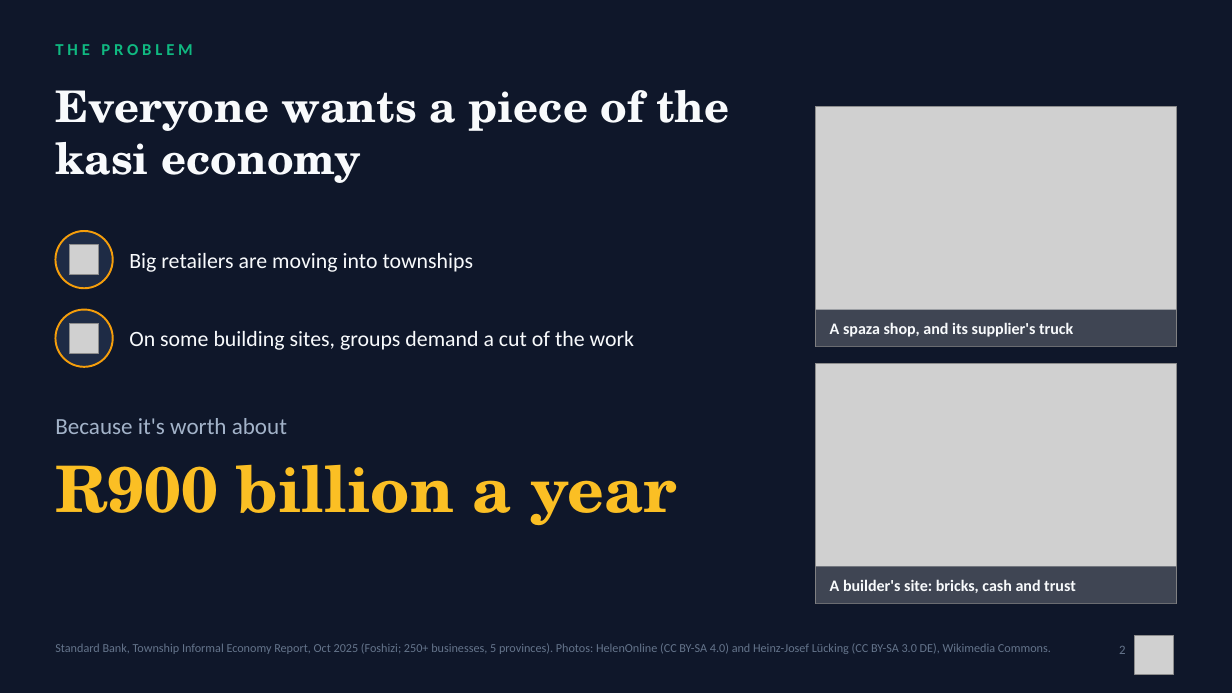
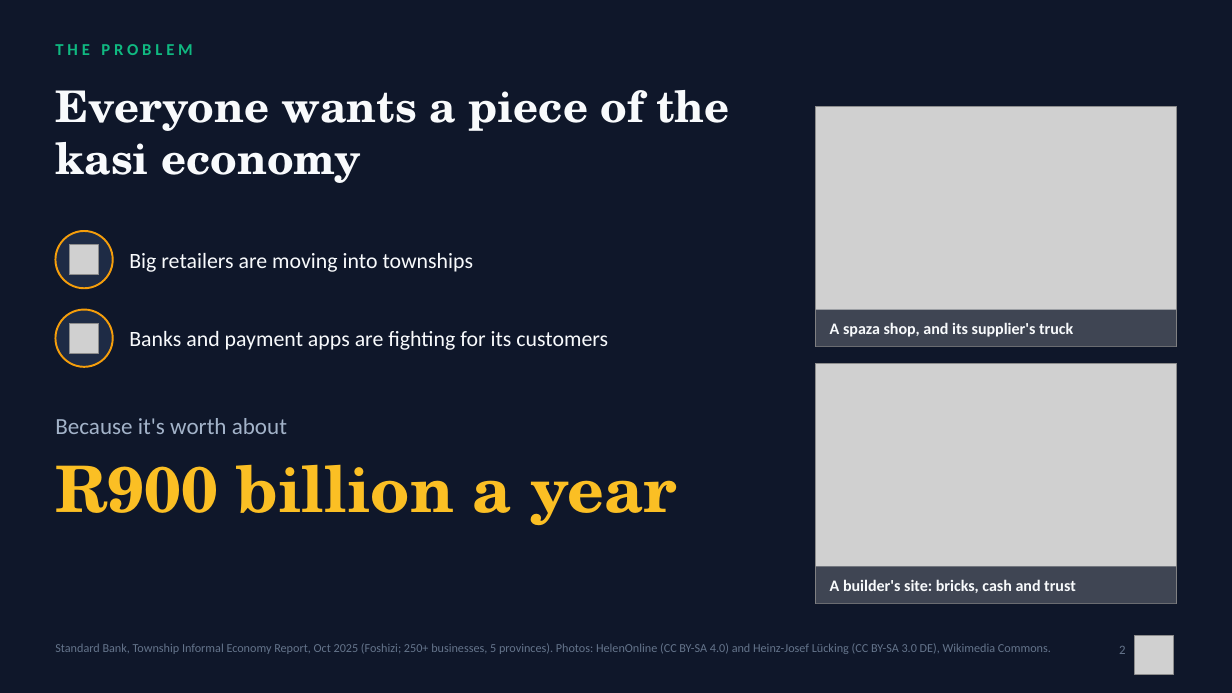
Before and after one commit to Mandla78/KasiFlow, a slide deck: slide 2 of docs/submission/05_final_submission/Akayza_Pitch_TeamPR.pptx. Drawn at 1232x693 pixels with LibreOffice and Linux fonts; fonts in the diff are those of the drawing; grey boxes stand for pictures. Boxes give left, top, right and bottom in pixels: in the first picture for what was removed or moved away, otherwise in the second. Text is boxed around its words. In the diff, an @@ line names an element or a change of style, - is before the commit and + after.

```diff
--- a/docs/submission/05_final_submission/Akayza_Pitch_TeamPR.pptx
+++ b/docs/submission/05_final_submission/Akayza_Pitch_TeamPR.pptx
@@ text at (129,331,608,350): text changed @@
-On some building sites, groups demand a cut of the work
+Banks and payment apps are fighting for its customers
```
Also in this commit, not shown: 3 other files.
